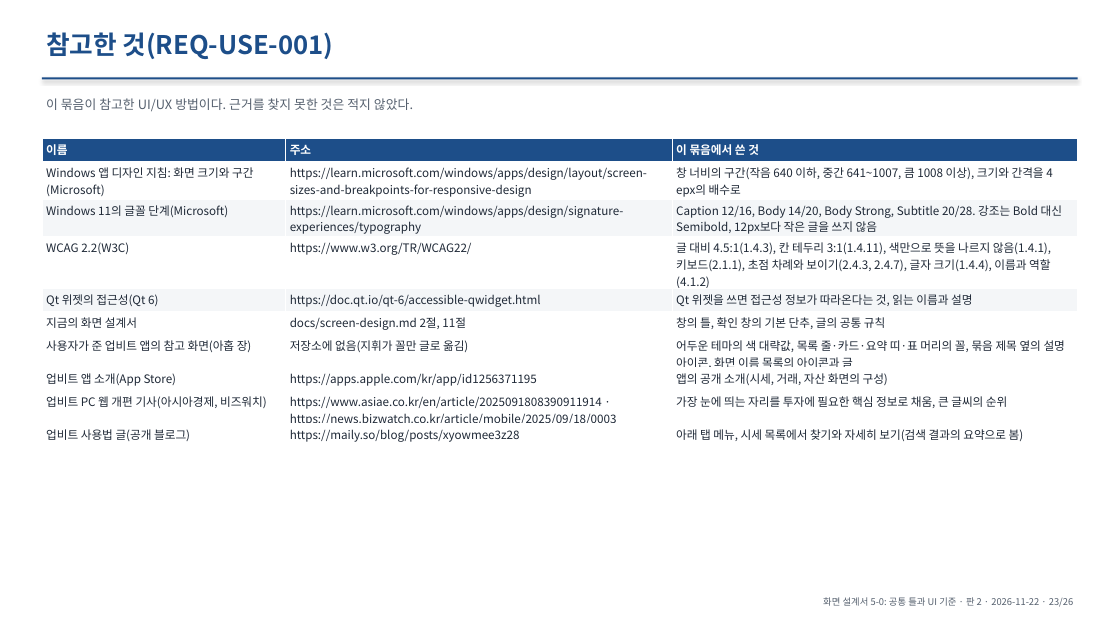
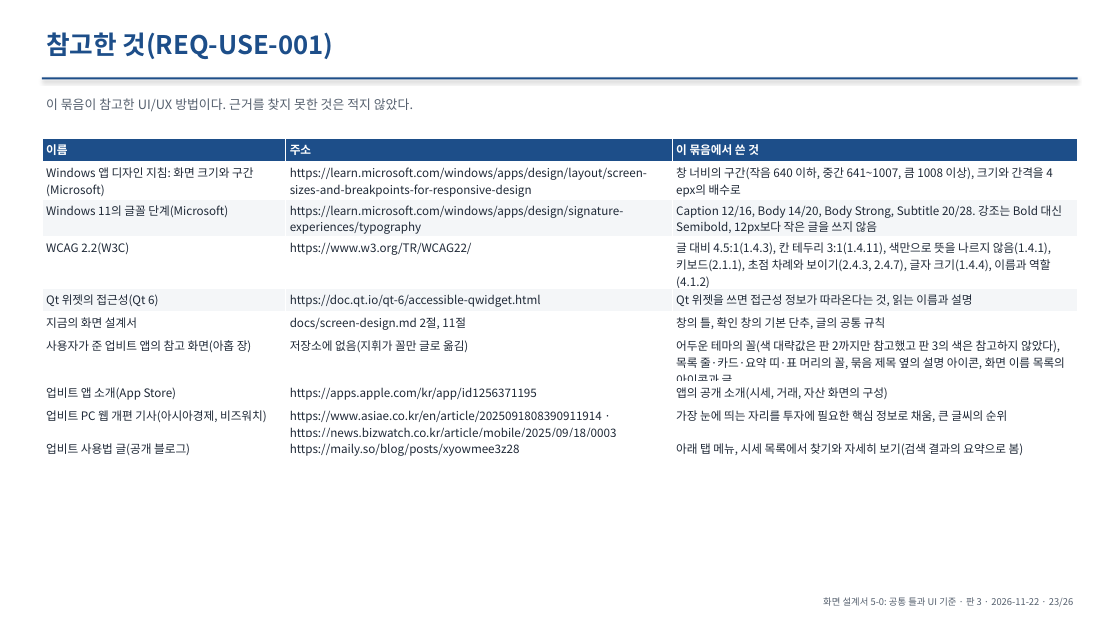
Before and after one commit to khy920723/coin-report-trader, a slide deck: slide 23 of docs/screen-design/02-ui-common.pptx. Drawn at 1120x630 pixels with LibreOffice and Linux fonts; fonts in the diff are those of the drawing. Boxes give left, top, right and bottom in pixels: in the first picture for what was removed or moved away, otherwise in the second. Text is boxed around its words. In the diff, an @@ line names an element or a change of style, - is before the commit and + after.

```diff
--- a/docs/screen-design/02-ui-common.pptx
+++ b/docs/screen-design/02-ui-common.pptx
@@ table at box(42, 139, 1078, 460) @@
-row 7, column 3: 어두운 테마의 색 대략값, 목록 줄·카드·요약 띠·표 머리의 꼴, 묶음 제목 옆의 설명 아이콘, 화면 이름 목록의 아이콘과 글
+row 7, column 3: 어두운 테마의 꼴(색 대략값은 판 2까지만 참고했고 판 3의 색은 참고하지 않았다), 목록 줄·카드·요약 띠·표 머리의 꼴, 묶음 제목 옆의 설명 아이콘, 화면 이름 목록의 아이콘과 글
```
Also in this commit, not shown: 25 other slides changed, 5 other files.
